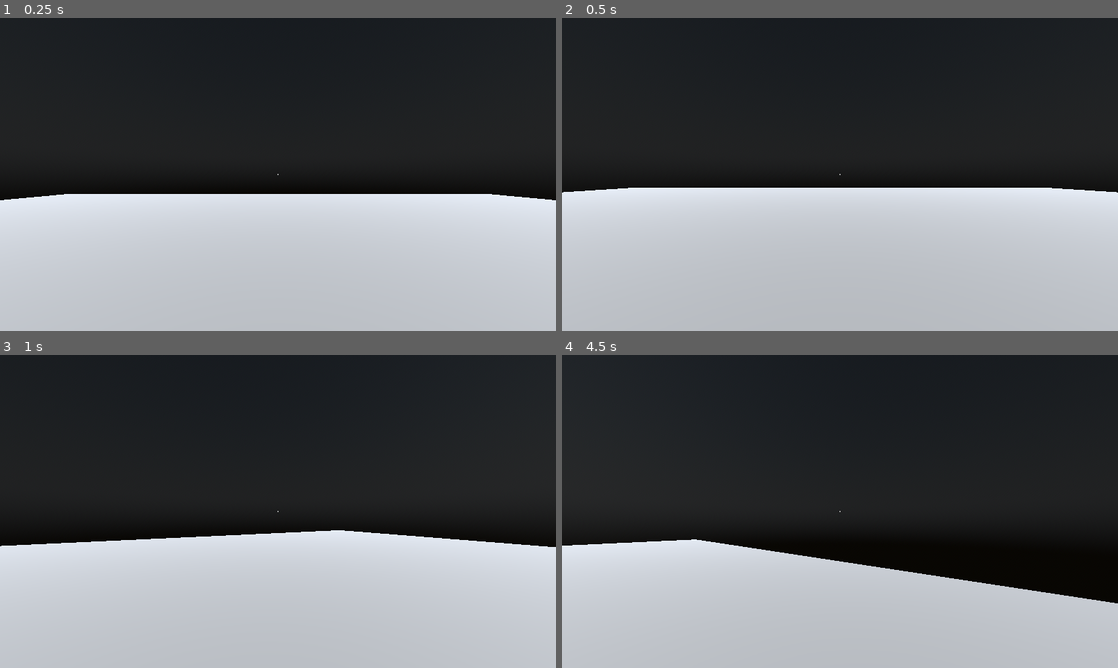
Above: before the commit, frames 1-4 (two rows, left to right).
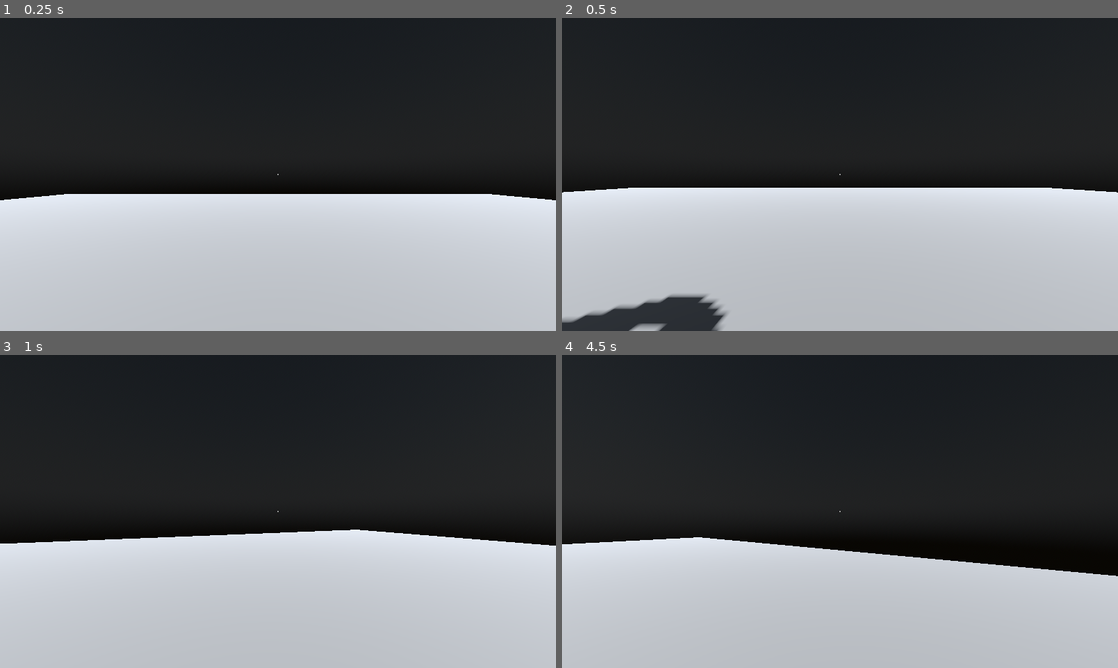
Above: after the commit, the same moments.

Repository: Kostu96/diy-farmer
Game: Godot game, scene res://main.tscn
Same seed, same stepped clock (60 frames per second), same inputs: the game is played once before the commit and once after it.
Inputs (mouse positions are in pixels of both pictures, inside the frame that each line leads up to):
- Up to frame 1 (0.25 s): no input
- Up to frame 2 (0.5 s): no input
- Up to frame 3 (1 s): move the mouse to (305, 511) at 0.52 s; hold W (Forward) from 0.53 s (still down); tap Space (Jump) at 0.77 s
- Up to frame 4 (4.5 s): keep holding W (Forward); move the mouse to (812, 511) at 1.27 s; tap Space (Jump) at 1.52, 3.02, 3.77 s; move the mouse to (851, 505) at 2.02 s; move the mouse to (834, 517) at 2.77 s; move the mouse to (878, 514) at 3.52 s; move the mouse to (795, 508) at 4.27 s

Frame 1 is identical in both runs. In frame 2, 2.4% of the frame differs, in the area x 0-30%, y 88-100%; in frame 3, 0.4%; in frame 4, 3.8%, in the area x 0-100%, y 58-80%.

Commit message:
wip spanner

Diff:
--- a/gdproject/main.tscn
+++ b/gdproject/main.tscn
@@ -1,6 +1,7 @@
-[gd_scene load_steps=7 format=3 uid="uid://cudykageemtfp"]
+[gd_scene load_steps=8 format=3 uid="uid://cudykageemtfp"]
 
 [ext_resource type="PackedScene" uid="uid://dlol58oyqui7m" path="res://player/player.tscn" id="1_0wuls"]
+[ext_resource type="ArrayMesh" uid="uid://c0ecscdw0ee52" path="res://spanner.obj" id="2_p7h6o"]
 
 [sub_resource type="BoxShape3D" id="BoxShape3D_0o8a5"]
 size = Vector3(50, 1, 50)
@@ -40,3 +41,7 @@
 
 [node name="WorldEnvironment" type="WorldEnvironment" parent="."]
 environment = SubResource("Environment_6bouu")
+
+[node name="MeshInstance3D" type="MeshInstance3D" parent="."]
+transform = Transform3D(1, 0, 0, 0, 1, 0, 0, 0, 1, -6, 2, 0)
+mesh = ExtResource("2_p7h6o")
--- a/gdproject/player/player.gd
+++ b/gdproject/player/player.gd
@@ -1,8 +1,8 @@
 extends CharacterBody3D
 
-const SPEED: float = 5.0
+const SPEED: float = 4.0
 const JUMP_VELOCITY: float = 3.5
-const CAMERA_SENSIVITY: float = 3.5
+const CAMERA_SENSIVITY: float = 3.0
 
 var look_dir: Vector2
 @onready var camera: Camera3D = $Camera3D
Not shown, added: gdproject/spanner.mtl
Not shown, added: gdproject/spanner.obj
Not shown, added: gdproject/spanner.obj.import
Not shown, changed: .gitignore
Not shown, added: assets_raw/spanner.blend
